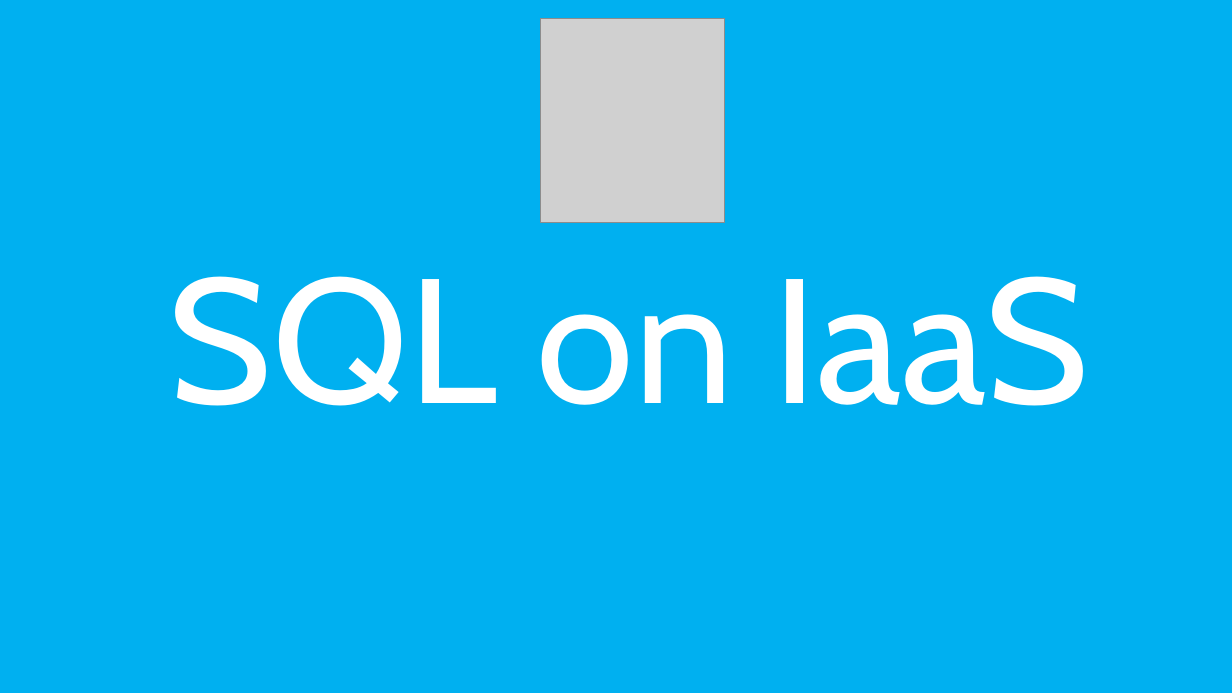
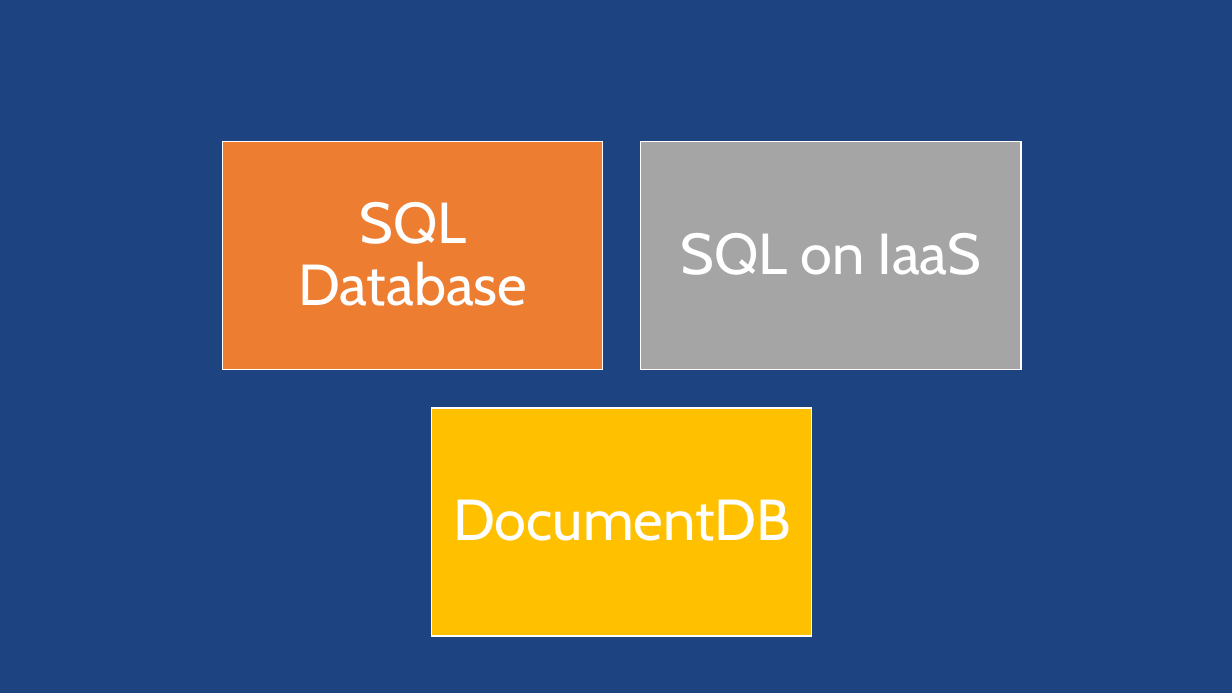
Before and after one commit to sack212/BasicAzureCamp, a slide deck: slide 2 of Data-Platform/Data-Platform.pptx (slide 44 before the commit). Drawn at 1232x693 pixels with LibreOffice and Linux fonts; fonts in the diff are those of the drawing; grey boxes stand for pictures. Boxes give left, top, right and bottom in pixels: in the first picture for what was removed or moved away, otherwise in the second. Text is boxed around its words. In the diff, an @@ line names an element or a change of style, - is before the commit and + after.

```diff
--- a/Data-Platform/Data-Platform.pptx
+++ b/Data-Platform/Data-Platform.pptx
@@ background #00B0F0 to #1D4380 @@
@@ picture removed at [541,18,725,224] @@
@@ text "SQL on IaaS": place and size @@
-text "SQL on IaaS" at [169,276,1089,406]
+text "SQL on IaaS" at [681,233,981,275]
@@ text "SQL on IaaS" at [681,233,981,275]: size 138 to 45 pt; indent changed; more space between paragraphs @@
@@ group added at [223,141,1021,636]: 3 rectangles, 2 texts @@
+SQL Database
+DocumentDB
```
Also in this commit, not shown: 29 slides added, 1 slide removed, 6 other files.
